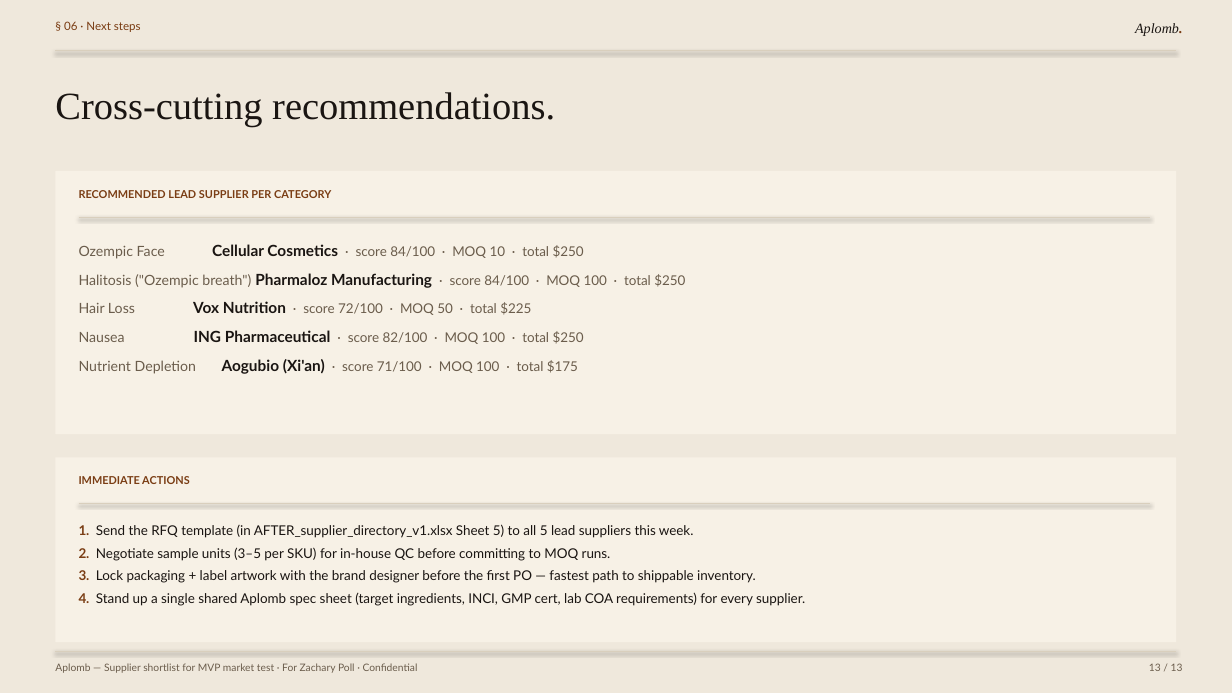
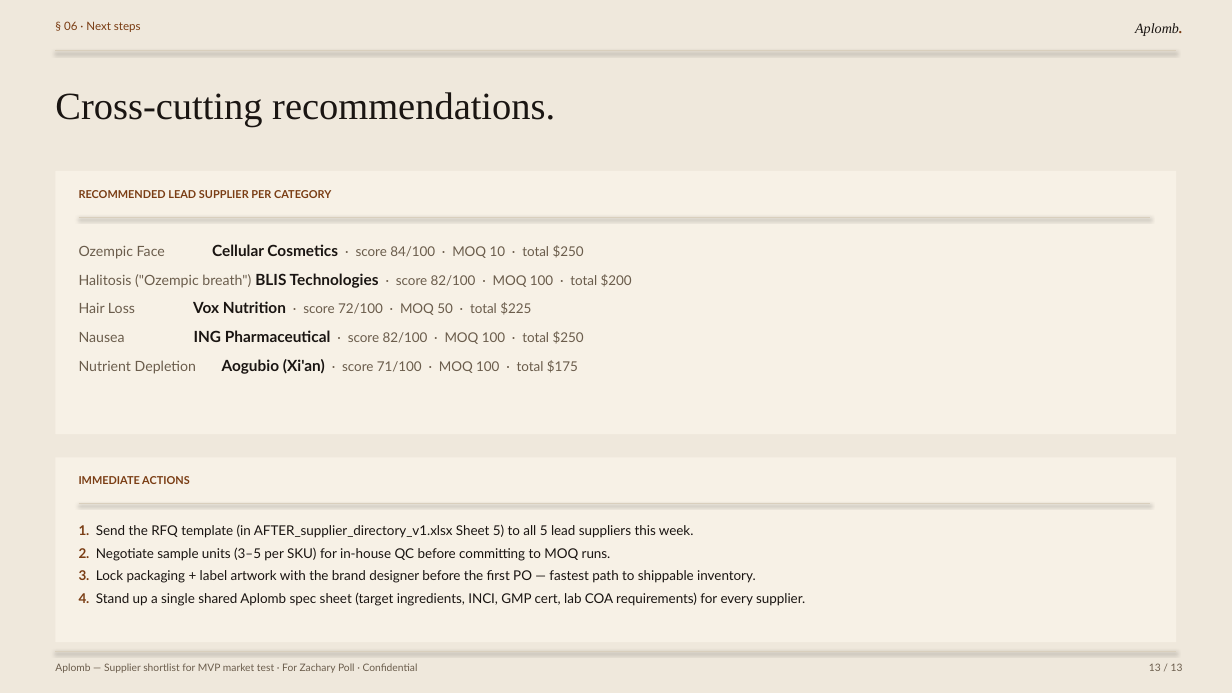
Before and after one commit to zacharybpoll-cmyk/aplomb-clinic, a slide deck: slide 13 of business documents/Aplomb_Supplier_Shortlist_v1.pptx. Drawn at 1232x693 pixels with LibreOffice and Linux fonts; fonts in the diff are those of the drawing. Boxes give left, top, right and bottom in pixels: in the first picture for what was removed or moved away, otherwise in the second. Text is boxed around its words. In the diff, an @@ line names an element or a change of style, - is before the commit and + after.

```diff
--- a/business documents/Aplomb_Supplier_Shortlist_v1.pptx
+++ b/business documents/Aplomb_Supplier_Shortlist_v1.pptx
@@ text at <box>79,273,632,288</box>: text changed @@
-Halitosis ("Ozempic breath") Pharmaloz Manufacturing · score 84/100 · MOQ 100 · total $250
+Halitosis ("Ozempic breath") BLIS Technologies · score 82/100 · MOQ 100 · total $200
```
Also in this commit, not shown: 6 other slides changed, 1 other file.
